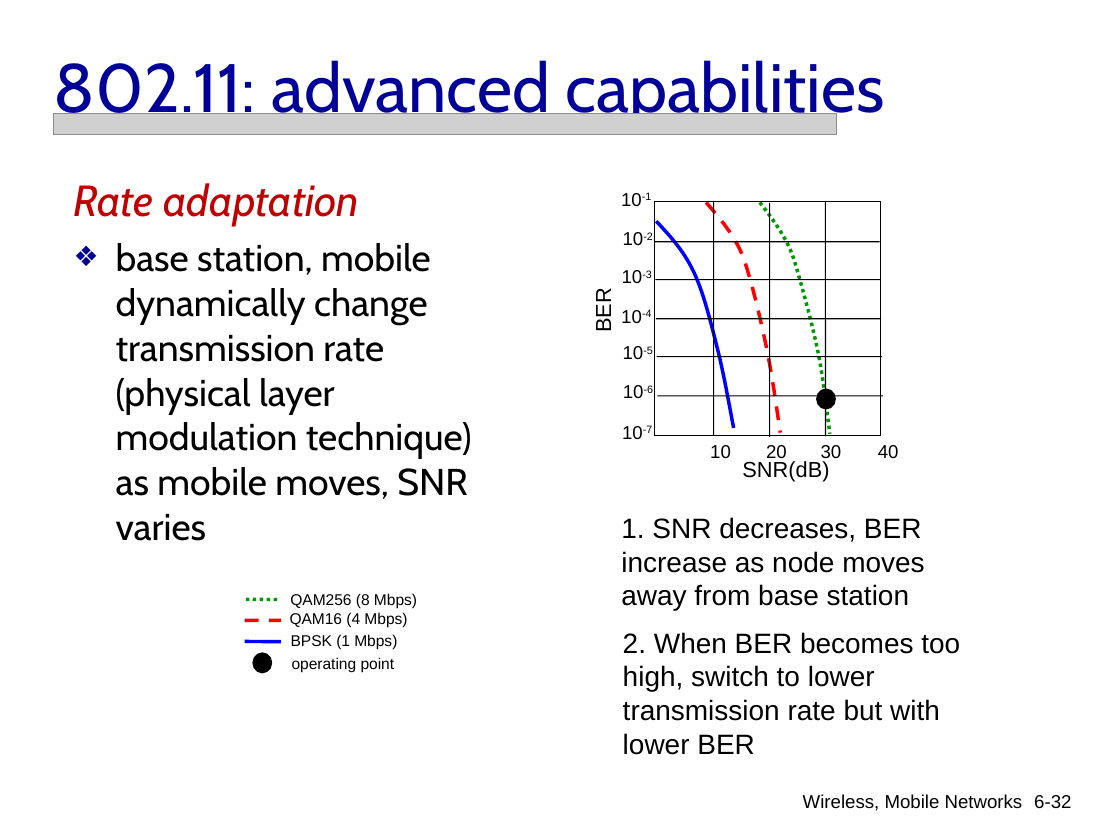
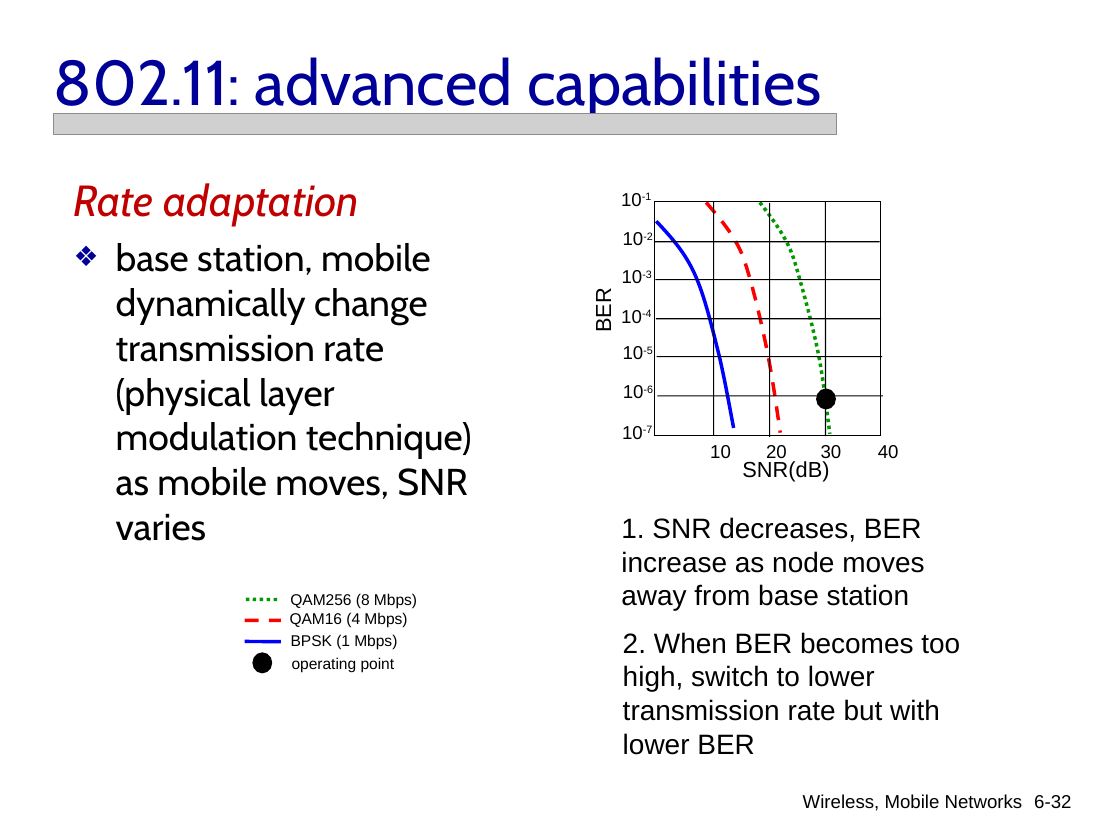
Before and after one commit to wangjin0818/Advanced-Computer-Network, a slide deck: slide 32 of week 11/Chapter_6_V6.0.ppt. Drawn at 1120x840 pixels with LibreOffice and Linux fonts; fonts in the diff are those of the drawing; grey boxes stand for pictures. Boxes give left, top, right and bottom in pixels: in the first picture for what was removed or moved away, otherwise in the second. Text is boxed around its words. In the diff, an @@ line names an element or a change of style, - is before the commit and + after.

```diff
--- a/week 11/Chapter_6_V6.0.ppt
+++ b/week 11/Chapter_6_V6.0.ppt
@@ text "802.11: advanced capabilities" at (54, 57, 822, 119): size 44 to 40.7 pt; line spacing 1 to 0.9 @@
```
Also in this commit, not shown: 16 other slides changed.
